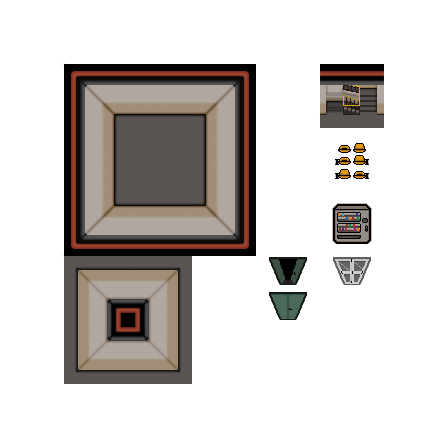
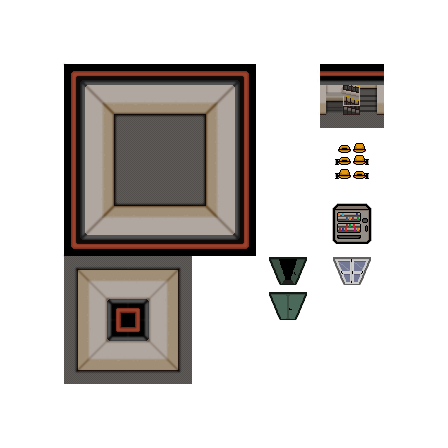
Layered file, before and after one edit (448px x 448px). Changes by layer:
painted on "Livello 23" over [338,261,366,275]
"Livello 25": opacity 100% → 30%, painted on it over [339,262,363,275]
